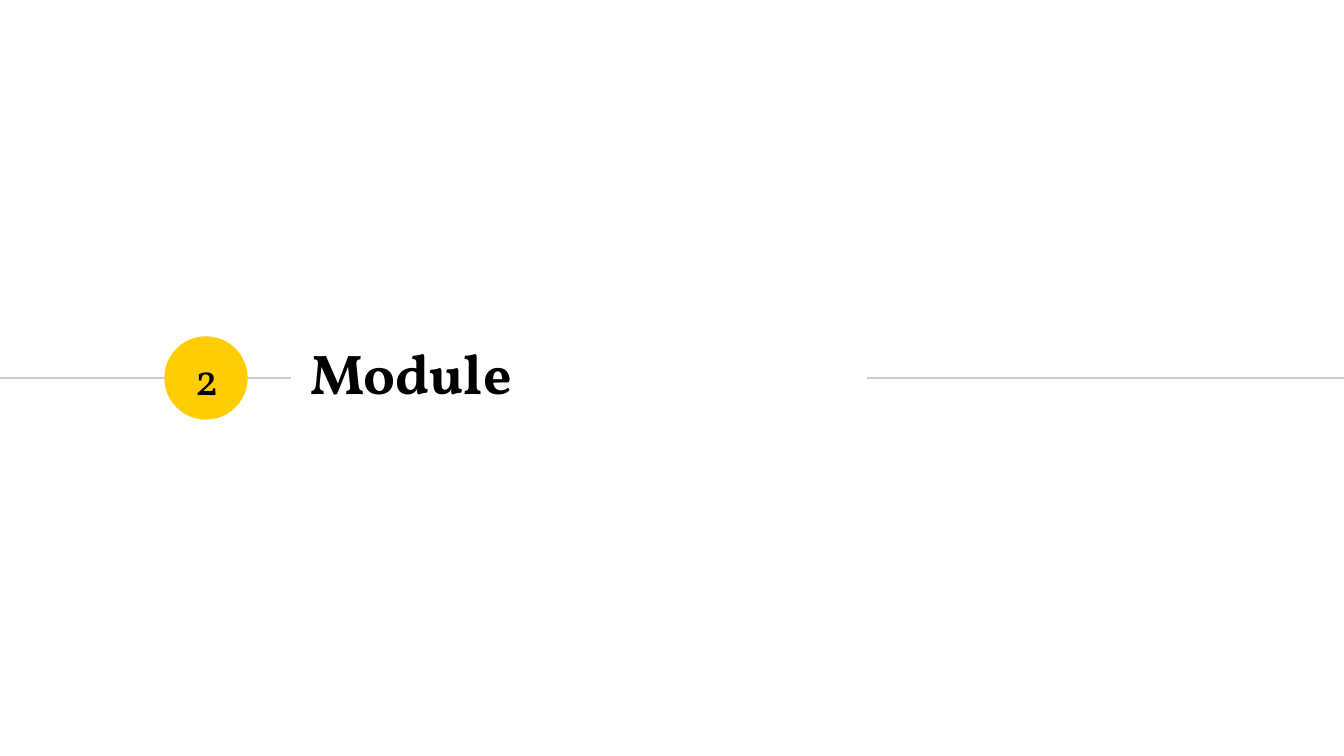
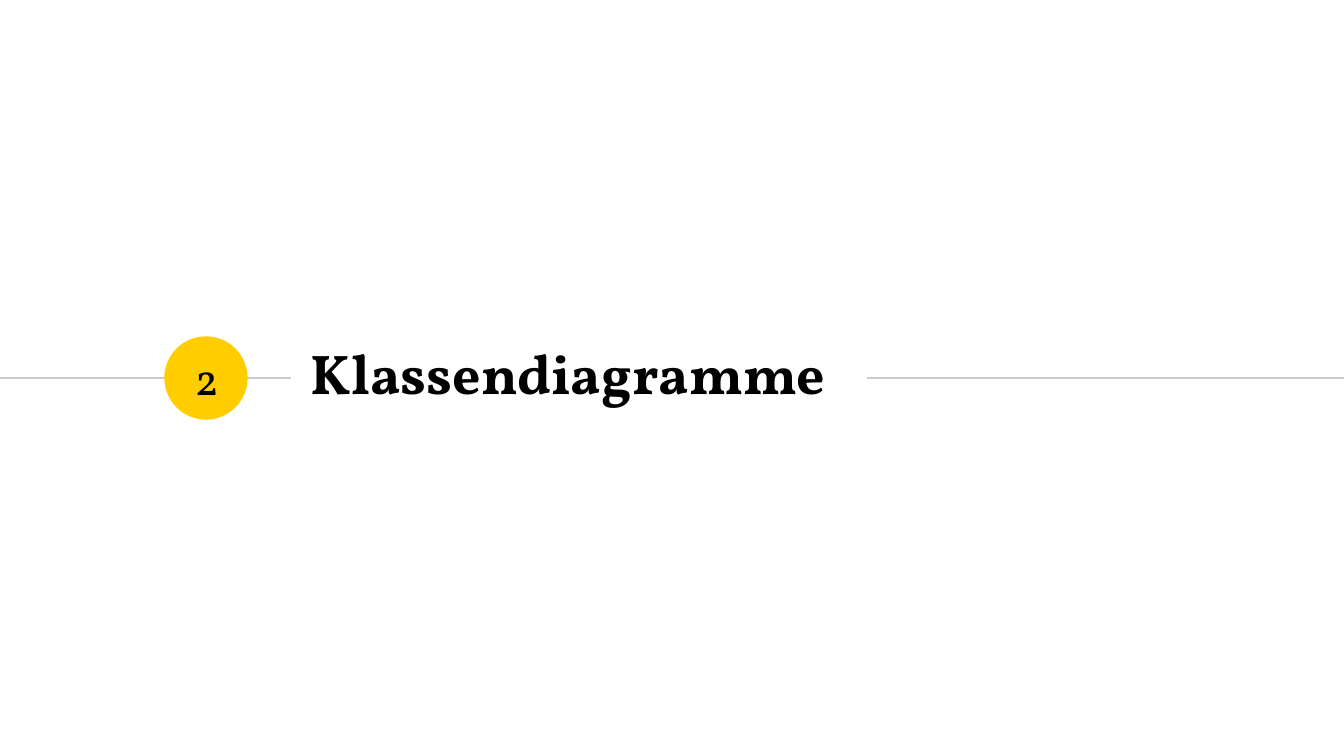
Before and after one commit to marcelherd/OOT-Projekt, a slide deck: slide 8 of Design/Milestone-Presentation.pptx (slide 9 before the commit). Drawn at 1344x756 pixels with LibreOffice and Linux fonts; fonts in the diff are those of the drawing. Boxes give left, top, right and bottom in pixels: in the first picture for what was removed or moved away, otherwise in the second. Text is boxed around its words. In the diff, an @@ line names an element or a change of style, - is before the commit and + after.

```diff
--- a/Design/Milestone-Presentation.pptx
+++ b/Design/Milestone-Presentation.pptx
@@ title at [311, 354, 826, 408]: text changed @@
-Module
+Klassendiagramme
```
Also in this commit, not shown: 7 other slides changed, 9 slides added, 1 slide removed, 1 other file.
